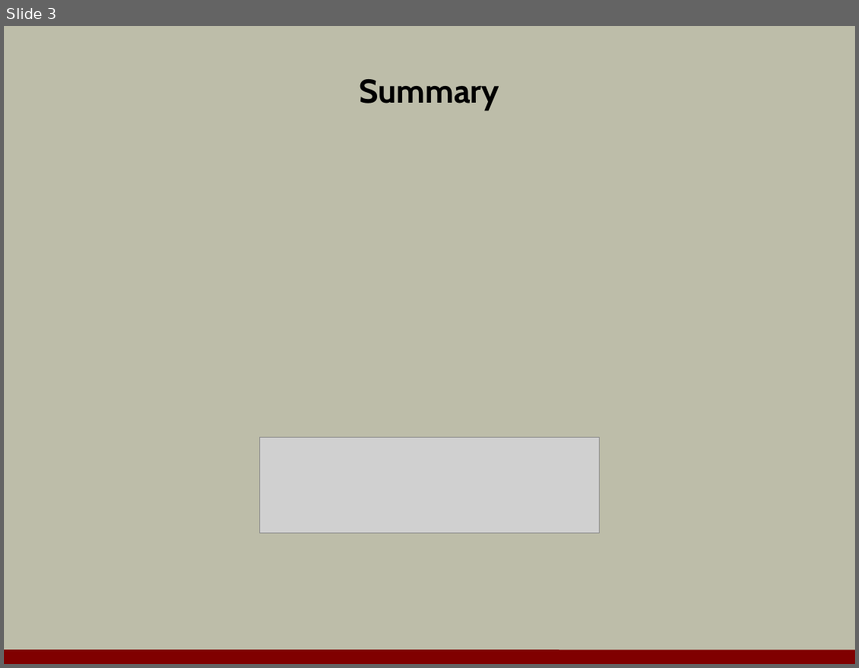
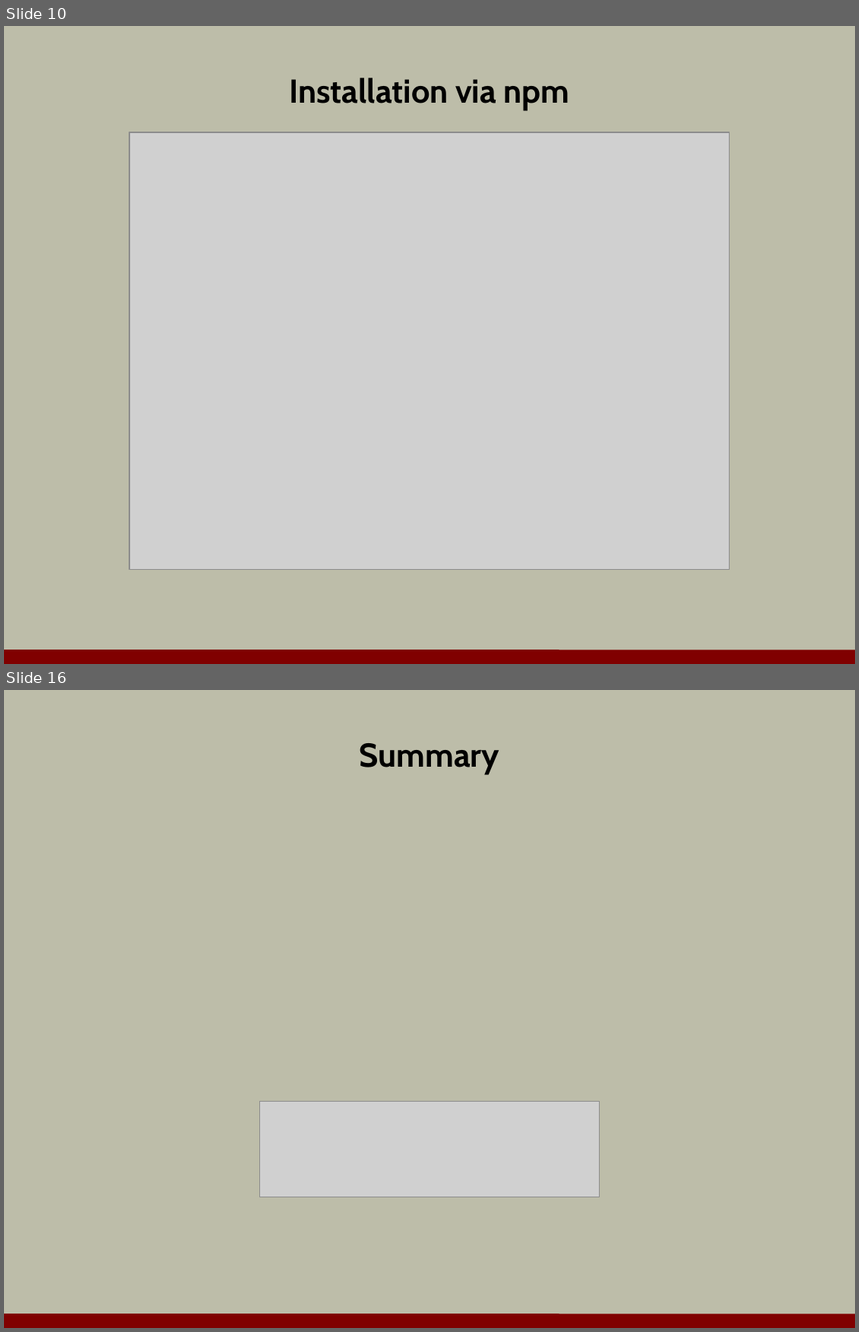
Before and after one commit to OdeToCode/classes, a slide deck: angularjs/slides/a3_nodetools.pptx. Shown one above the other, each under a label of ours: slide 3 before the commit, slides 10 and 16 after it; the slides between them are not shown. The pictures are 859x668 and 859x1332 pixels, drawn with LibreOffice and Linux fonts; fonts in the diff are those of the drawing; grey boxes stand for pictures; background and template pictures are left out. Boxes give left, top, right and bottom in pixels: in the first picture for what was removed or moved away, otherwise in the second. Text is boxed around its words. In the diff, an @@ line names an element or a change of style, - is before the commit and + after.

```diff
--- a/angularjs/slides/a3_nodetools.pptx
+++ b/angularjs/slides/a3_nodetools.pptx
@@ slide 10 added at (4,26,855,664), background #BDBDA9; not listed: 1 template element that a slide beside it also shows @@
@@ title added at (290,78,570,110), 28 pt, text #000000, bold @@
+Installation via npm
@@ picture added at (129,132,729,570) @@
@@ what was slide 3 is now slide 16 @@
```
Also in this commit, not shown: 1 slide changed, 13 other slides added, 1 slide removed, 1 other file.
